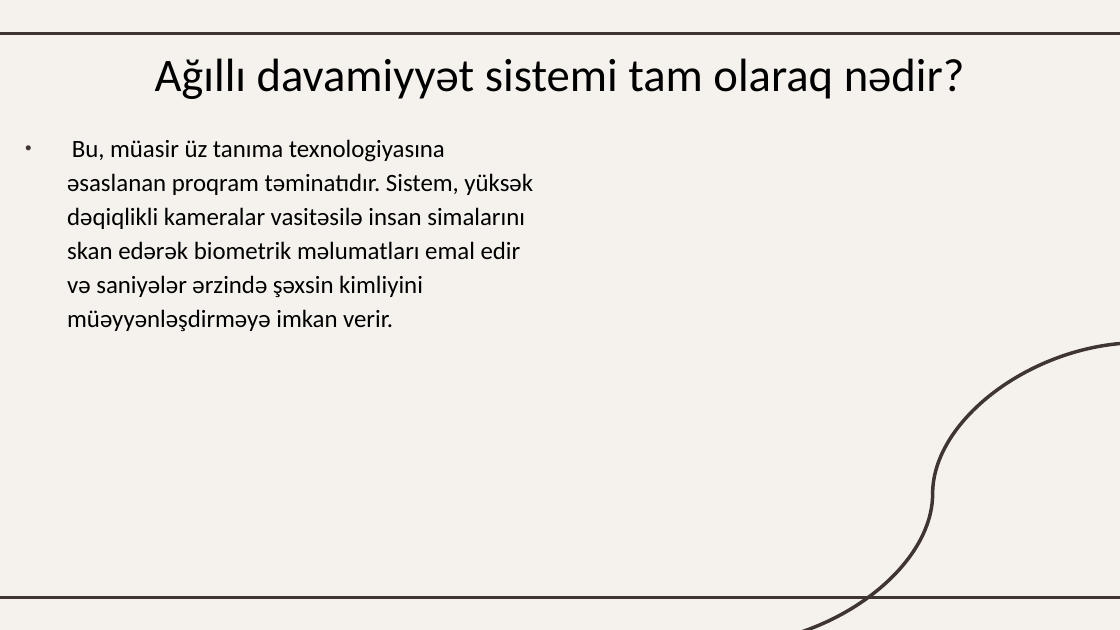
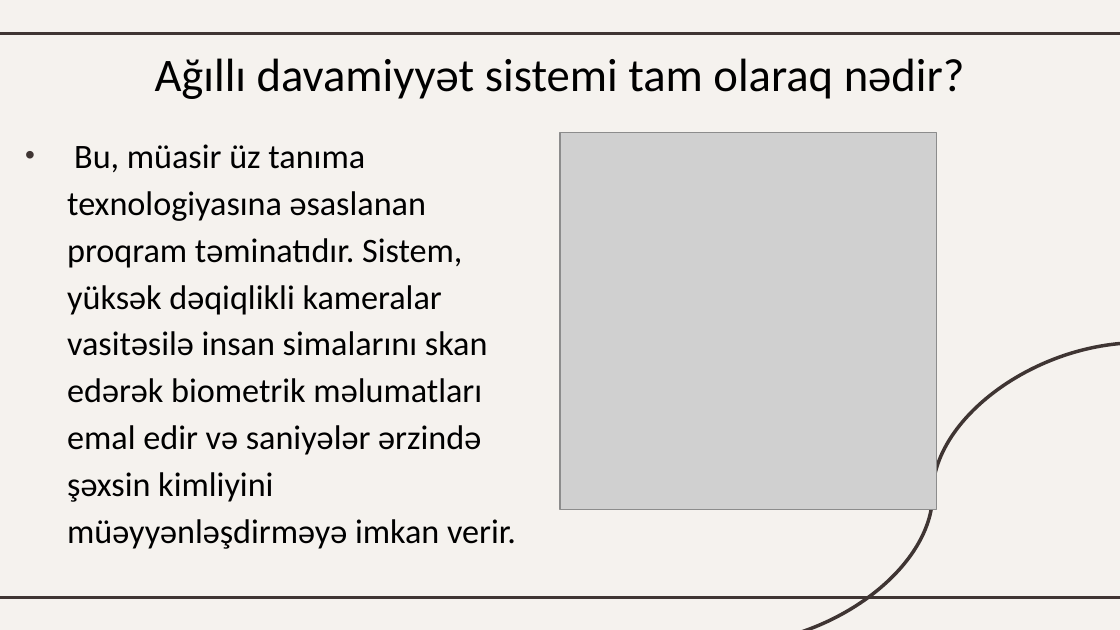
Before and after one commit to DarkinLordz/SmartAttendance, a slide deck: slide 2 of docs/SmartAttendance.pptx. Drawn at 1120x630 pixels with LibreOffice and Linux fonts; fonts in the diff are those of the drawing; grey boxes stand for pictures. Boxes give left, top, right and bottom in pixels: in the first picture for what was removed or moved away, otherwise in the second. Text is boxed around its words. In the diff, an @@ line names an element or a change of style, - is before the commit and + after.

```diff
--- a/docs/SmartAttendance.pptx
+++ b/docs/SmartAttendance.pptx
@@ subtitle "Bu, müasir üz tanıma texnologiyasına ..." at [67,144,516,549]: size 16 to 22 pt @@
@@ picture added at [560,133,936,510] @@
```
Also in this commit, not shown: 4 other slides changed, 1 slide added.
